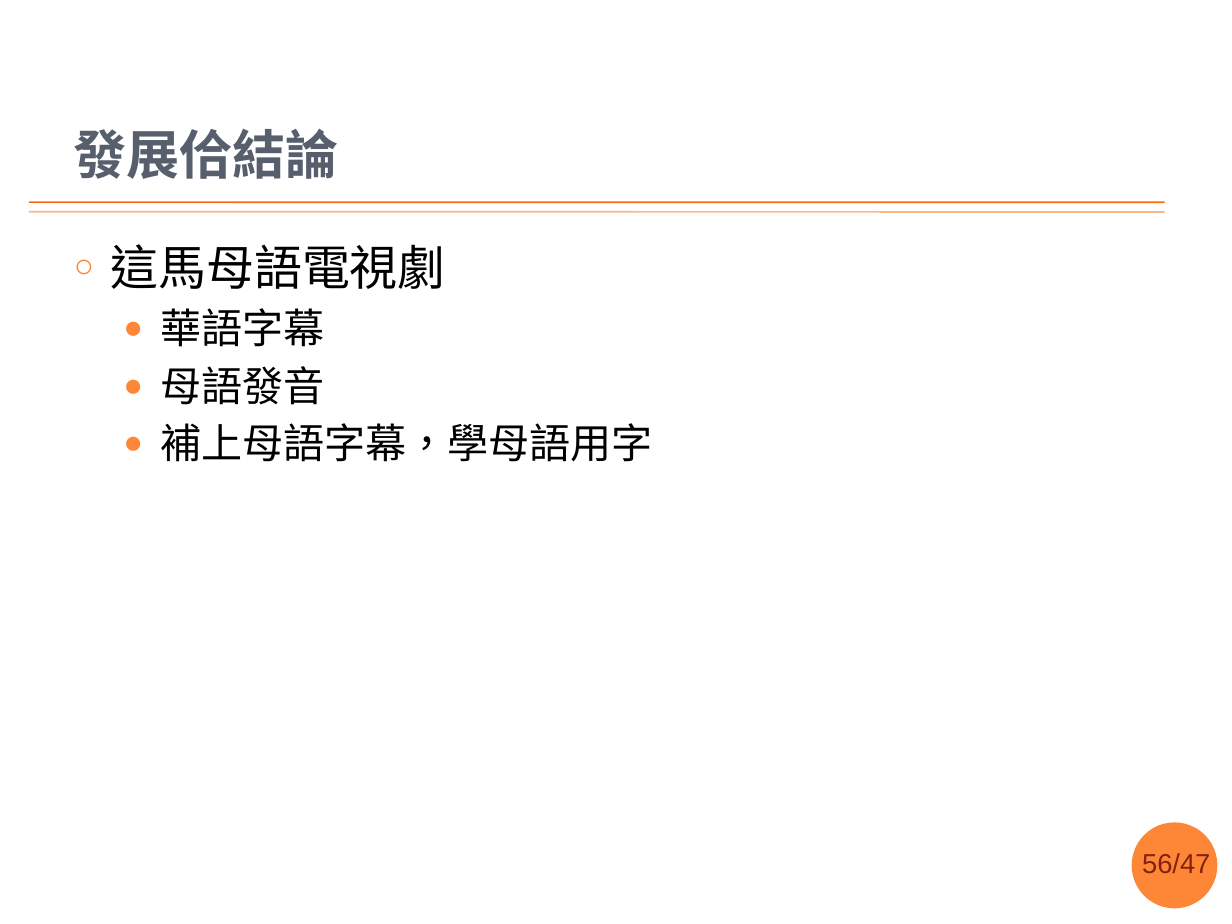
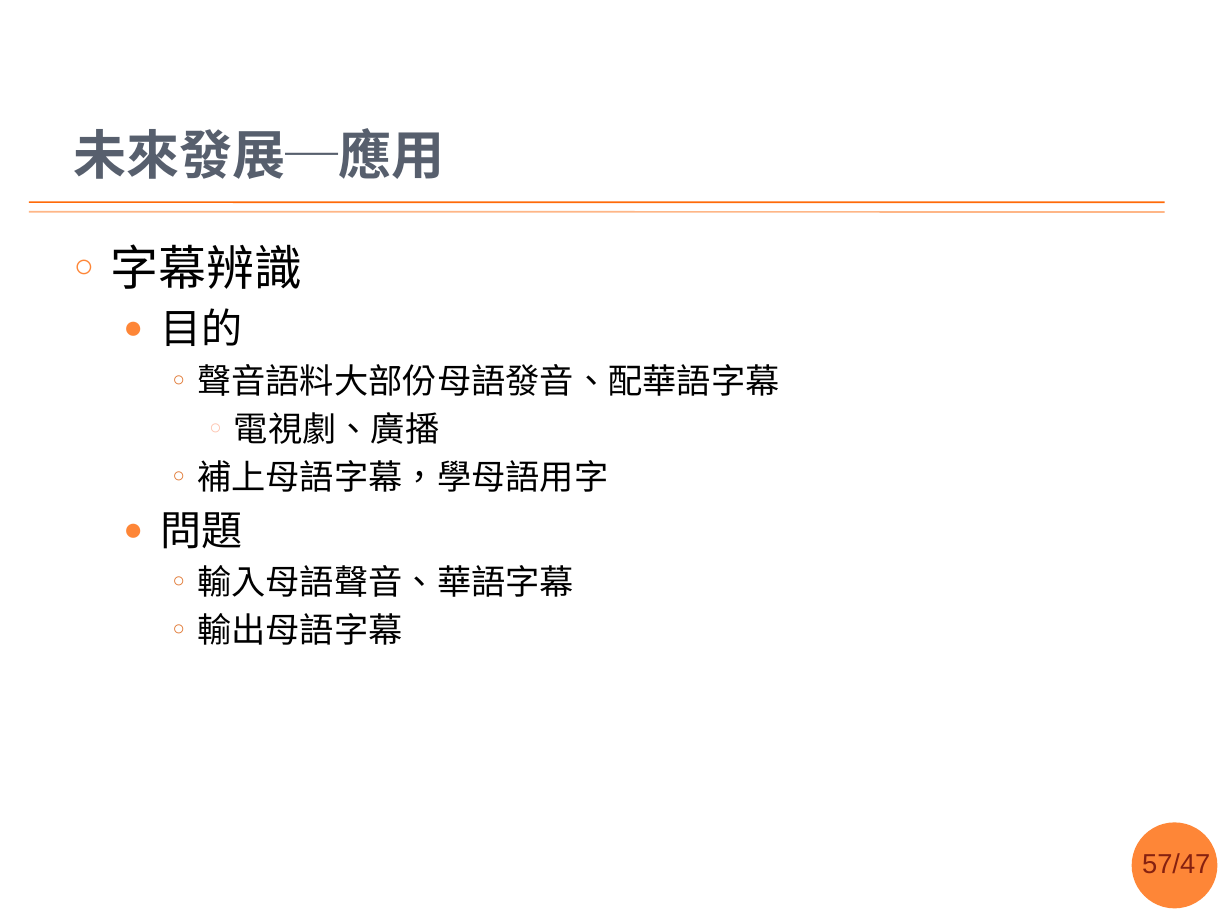
Before and after one commit to sih4sing5hong5/po3-ko3_tau5-iann2-phinn3, a slide deck: slide 57 of 翻譯報告.pptx (slide 56 before the commit). Drawn at 1232x924 pixels with LibreOffice and Linux fonts; fonts in the diff are those of the drawing; background and template pictures are left out. Boxes give left, top, right and bottom in pixels: in the first picture for what was removed or moved away, otherwise in the second. Text is boxed around its words. In the diff, an @@ line names an element or a change of style, - is before the commit and + after.

Commit message:
發展好矣，文獻加兩篇看起來莫空空 丞宏

```diff
--- a/翻譯報告.pptx
+++ b/翻譯報告.pptx
@@ title at box(74, 128, 445, 179): text changed @@
-發展佮結論
+未來發展─應用
@@ text at box(111, 244, 780, 444): text changed; size 24 to 20 pt @@
-○ 這馬母語電視劇
-  ● 華語字幕
-  ● 母語發音
+○ 字幕辨識
+  ● 目的
+    ○ 聲音語料大部份母語發音、配華語字幕
+      ○ 電視劇、廣播
@@ text at box(197, 460, 608, 492): size 24 to 20 pt in "補上母語字幕，學母語用字"; bullet ● to ○; list level 2 to 3 in "補上母語字幕，學母語用字"; bullet colour #FE8637 to #E0752F @@
@@ text at box(160, 512, 574, 645): paragraphs added @@
+  ● 問題
+    ○ 輸入母語聲音、華語字幕
+    ○ 輸出母語字幕
@@ page number at box(1142, 853, 1210, 873): text changed @@
-56/47
+57/47
```
Also in this commit, not shown: 2 other slides changed, 1 slide added.
